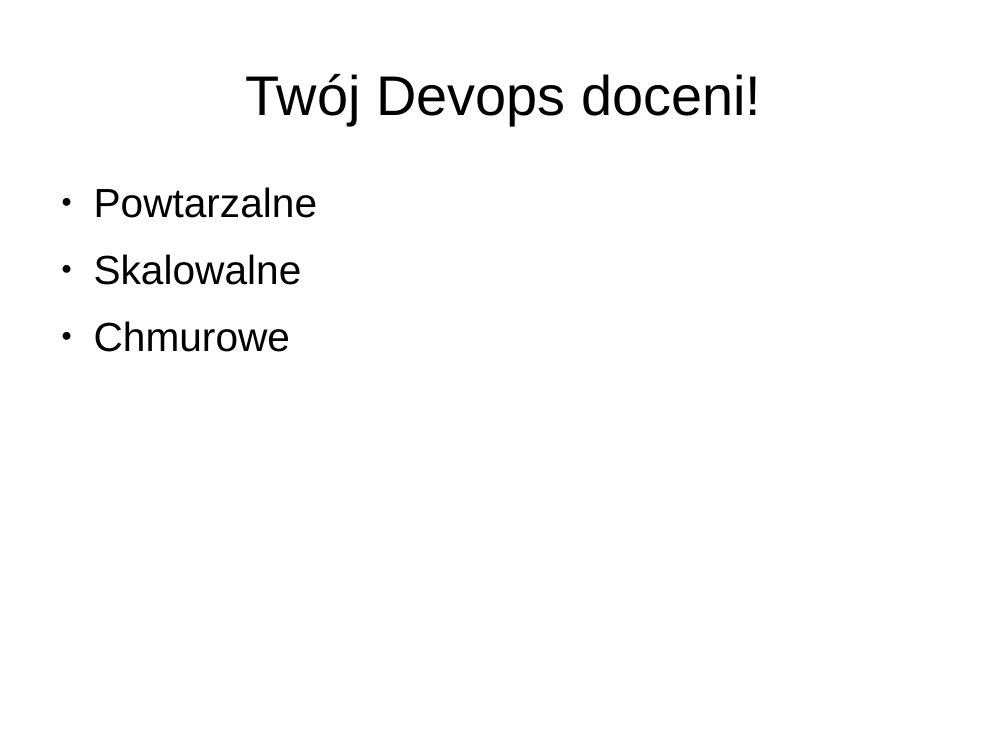
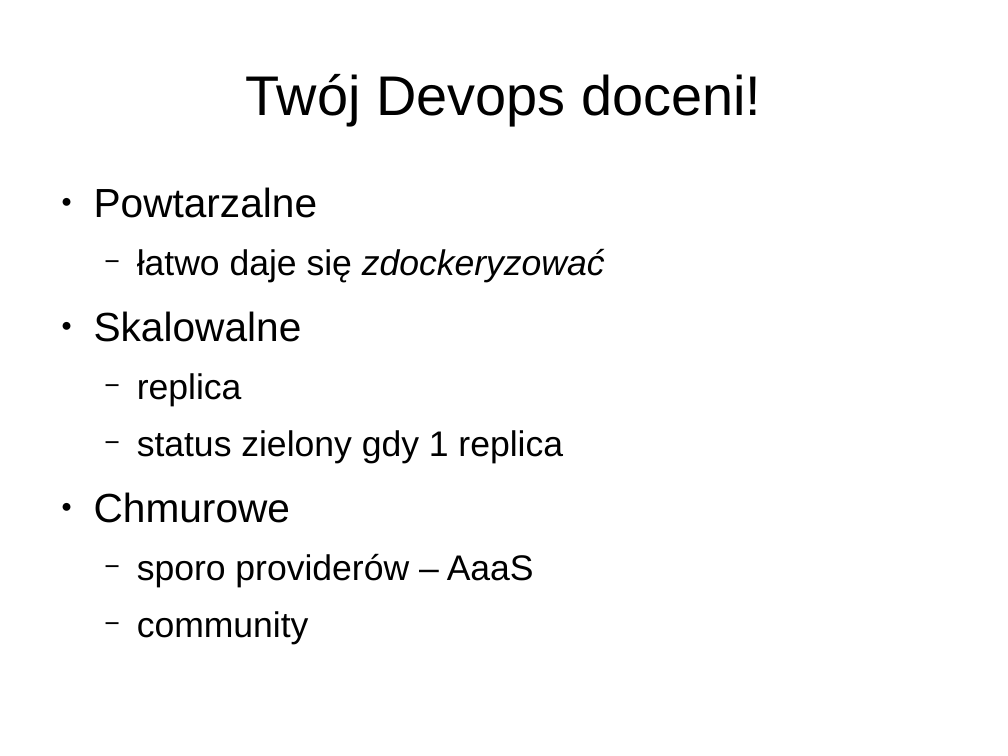
Before and after one commit to lukaszkuczynski/nieszukaj, a slide deck: slide 16 of znajduj.odp. Drawn at 1008x756 pixels with LibreOffice and Linux fonts; fonts in the diff are those of the drawing. Boxes give left, top, right and bottom in pixels: in the first picture for what was removed or moved away, otherwise in the second. Text is boxed around its words. In the diff, an @@ line names an element or a change of style, - is before the commit and + after.

```diff
--- a/znajduj.odp
+++ b/znajduj.odp
@@ text at (x1=137, y1=248, x2=605, y2=282): paragraph added @@
+  − łatwo daje się zdockeryzować
@@ text at (x1=137, y1=373, x2=563, y2=463): paragraphs added @@
+  − replica
+  − status zielony gdy 1 replica
@@ text at (x1=137, y1=553, x2=534, y2=587): paragraphs added @@
+  − sporo providerów – AaaS
+  − community
```
Also in this commit, not shown: 6 other slides changed, 8 slides added, 1 slide removed, 1 other file.
